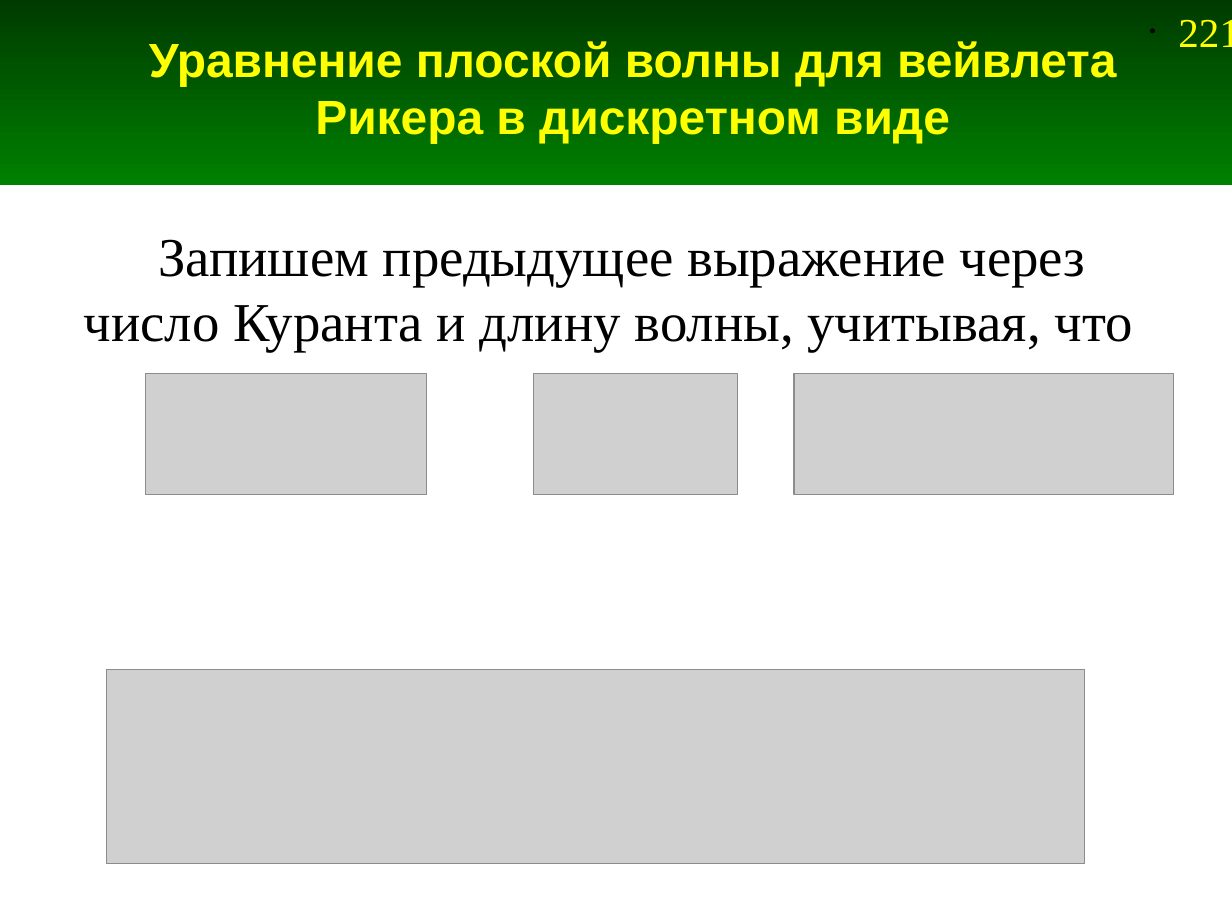
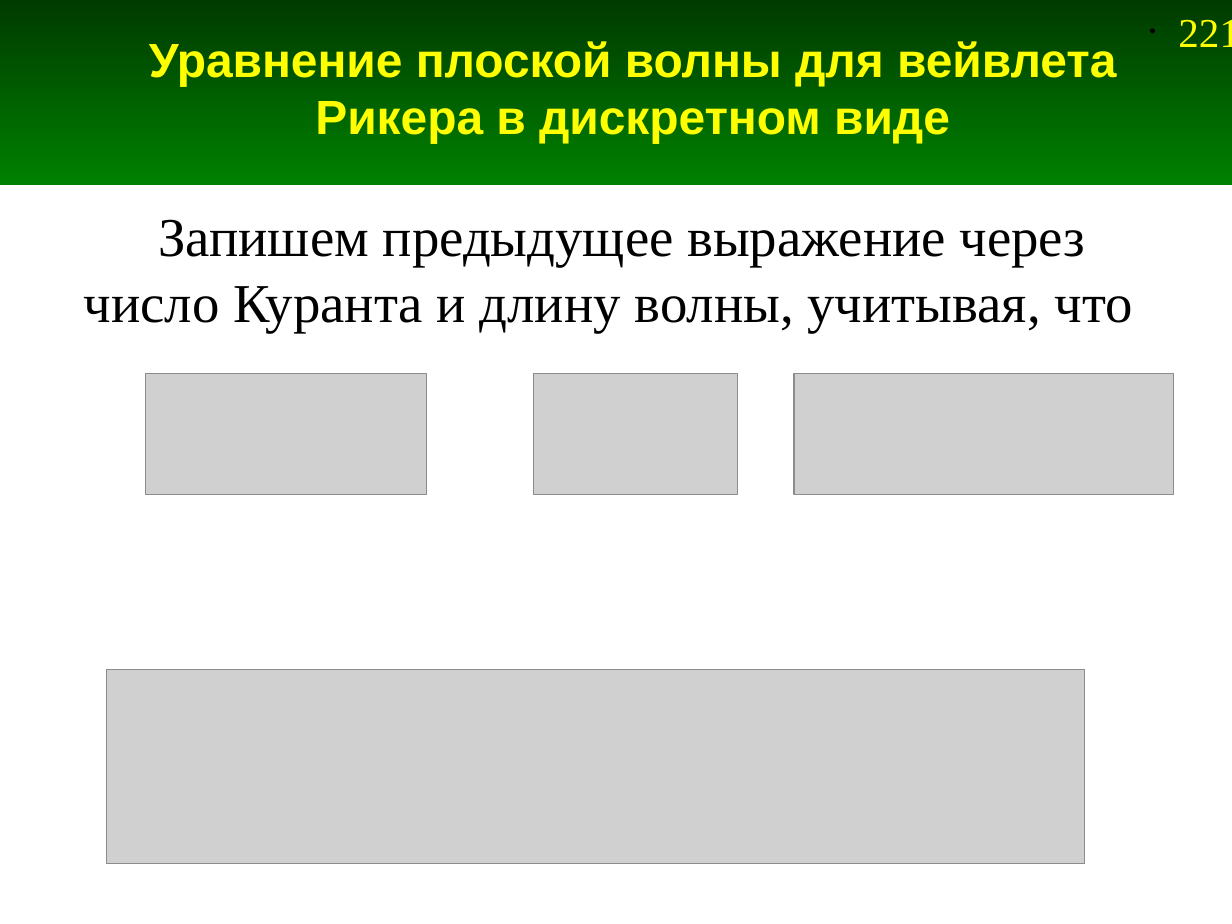
Before and after one commit to andris0147sv/modelling, a slide deck: slide 221 of presentations/2. FDTD.odp. Drawn at 1232x924 pixels with LibreOffice and Linux fonts; fonts in the diff are those of the drawing; grey boxes stand for pictures. Boxes give left, top, right and bottom in pixels: in the first picture for what was removed or moved away, otherwise in the second. Text is boxed around its words. In the diff, an @@ line names an element or a change of style, - is before the commit and + after.

```diff
--- a/presentations/2. FDTD.odp
+++ b/presentations/2. FDTD.odp
@@ text "Запишем предыдущее выражение через": place and size @@
-text "Запишем предыдущее выражение через" at [84, 239, 1132, 352]
+text "Запишем предыдущее выражение через" at [84, 219, 1132, 333]
```
Also in this commit, not shown: 11 other slides changed, 1 slide added, 6 other files.
